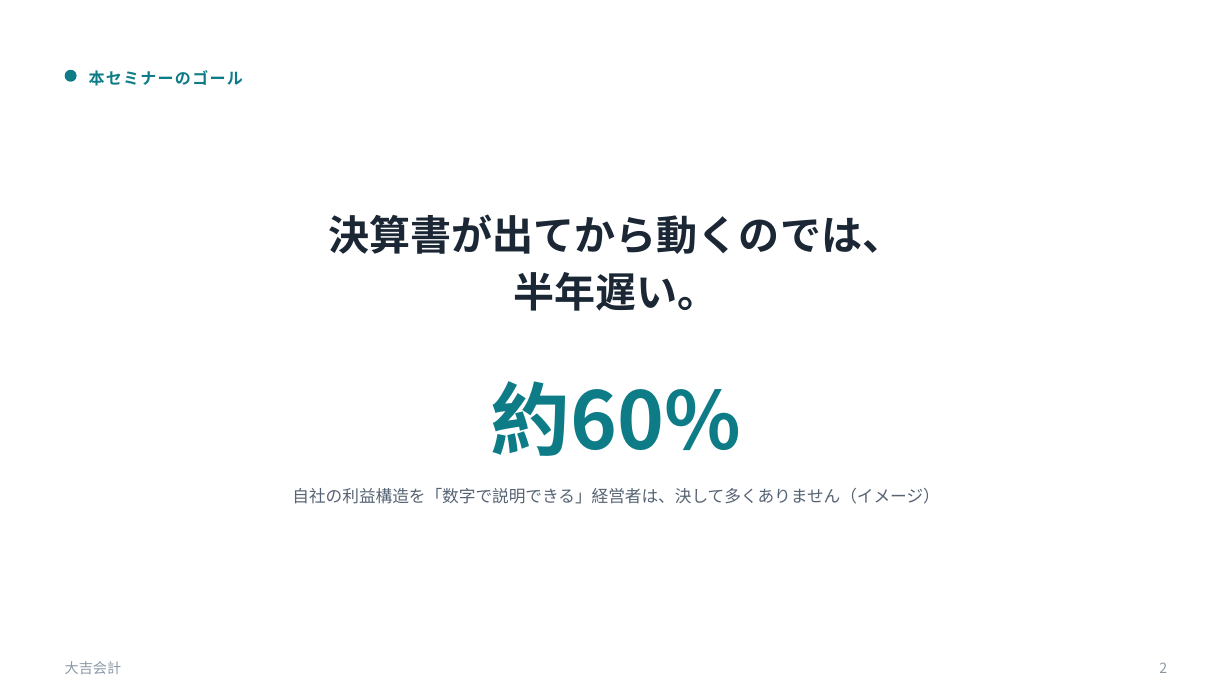
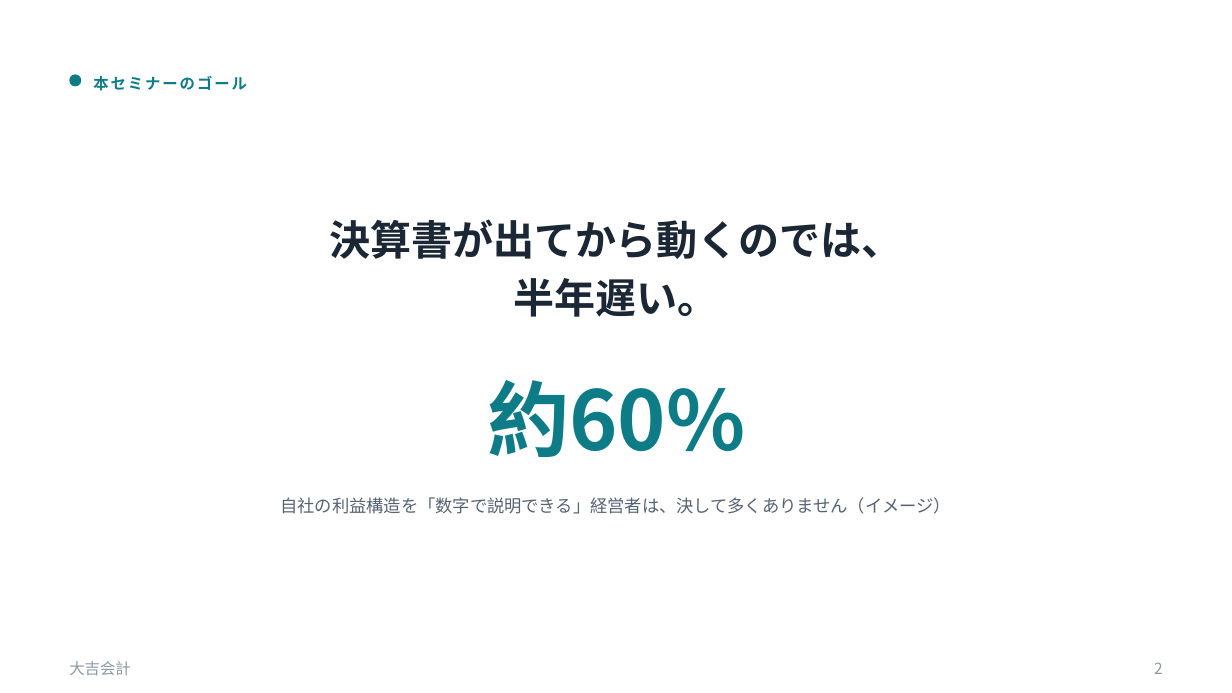
Before and after one commit to daikichi-lab/design-system-plugin, a slide deck: slide 2 of pptx-creation-plugin/examples/seminar-kanrikaikei/out/deck.pptx. Drawn at 1232x693 pixels with LibreOffice and Linux fonts; fonts in the diff are those of the drawing. Boxes give left, top, right and bottom in pixels: in the first picture for what was removed or moved away, otherwise in the second. Text is boxed around its words. In the diff, an @@ line names an element or a change of style, - is before the commit and + after.

```diff
--- a/pptx-creation-plugin/examples/seminar-kanrikaikei/out/deck.pptx
+++ b/pptx-creation-plugin/examples/seminar-kanrikaikei/out/deck.pptx
@@ ellipse: place and size @@
-ellipse at box(65, 70, 77, 82)
+ellipse at box(69, 75, 81, 87)
@@ text "本セミナーのゴール" at box(93, 76, 247, 91): size 12.5 to 12 pt, letter spacing 1 to 1.5 pt @@
@@ text "決算書が出てから動くのでは、" at box(330, 219, 902, 317): letter spacing 0 to -0.2 pt; line spacing 1.16 to 1.18 @@
@@ text "約60%" at box(487, 380, 745, 457): size 62 to 64 pt @@
@@ text "自社の利益構造を「数字で説明できる」経営者は、決して多くありません（イメージ）" at box(280, 497, 950, 514): size 13 to 13.5 pt; line spacing 1.25 to 1.5 @@
@@ text "大吉会計" at box(69, 661, 131, 675): size 11 to 12 pt @@
@@ text "2" at box(1154, 662, 1163, 674): size 11 to 12 pt @@
```
Also in this commit, not shown: 5 other slides changed, 25 other files.
